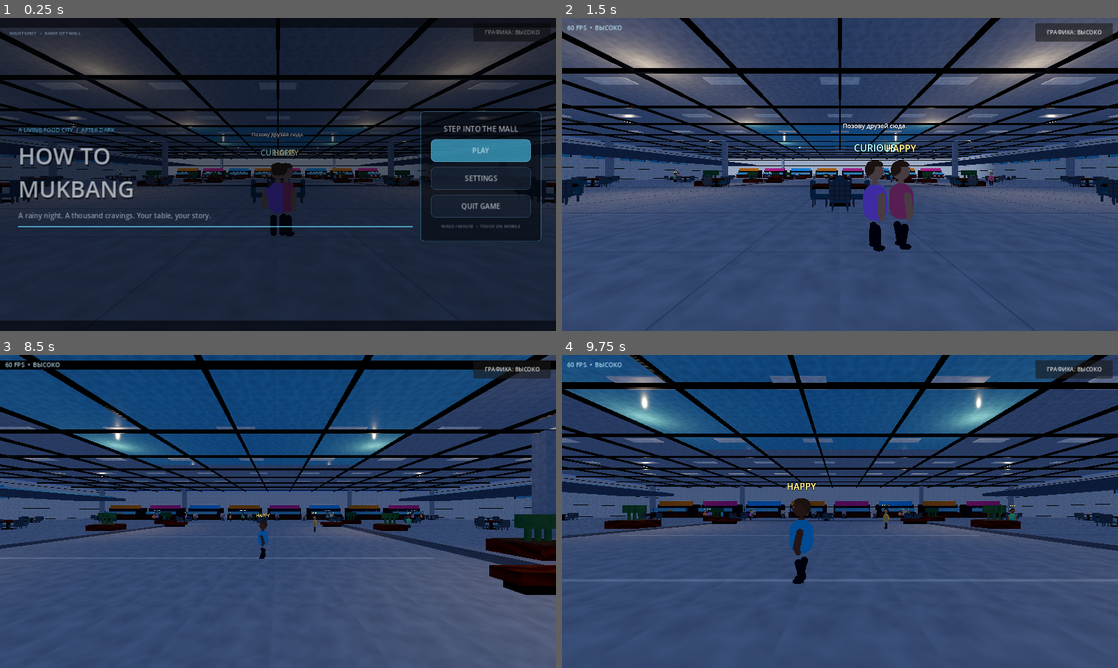
Above: before the commit, frames 1-4 (two rows, left to right).
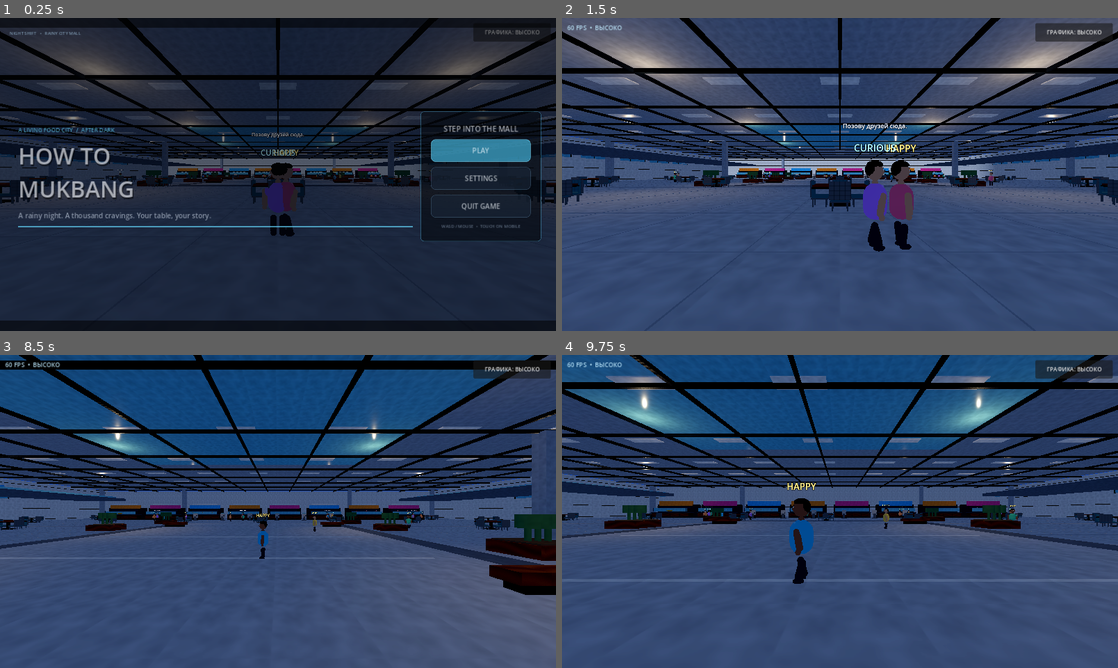
Above: after the commit, the same moments.

Repository: gggevego15-ui/How-to-MUKBANG
Game: Godot game, scene res://scenes/main.tscn
Same seed, same stepped clock (60 frames per second), same inputs: the game is played once before the commit and once after it.
Inputs (mouse positions are in pixels of both pictures, inside the frame that each line leads up to):
- Up to frame 1 (0.25 s): no input
- Up to frame 2 (1.5 s): click "PLAY" at 0.5 s; tap Enter at 1.25 s; move the mouse to (867, 174) at 1.27 s; hold Up (ui_up) from 1.28 s (still down); hold E from 1.28 s (still down)
- Up to frame 3 (8.5 s): tap Space at 1.52, 2.27, 3.77, 4.52, 5.27, 6.77, 7.52, 8.27 s; move the mouse to (250, 511) at 2.02 s; release E at 2.03 s; tap F at 2.1, 4.35, 6.6 s; move the mouse to (289, 505) at 2.77 s; hold Shift 2.78-3.53 s; move the mouse to (272, 517) at 3.52 s; tap E at 3.6, 8.1 s; move the mouse to (316, 514) at 4.27 s; move the mouse to (233, 508) at 5.02 s; tap Shift at 5.1 s; move the mouse to (283, 511) at 5.77 s; hold E 5.78-6.53 s; move the mouse to (255, 505) at 6.52 s; release Up (ui_up) at 6.53 s; hold Right (ui_right) 6.53-7.28 s; move the mouse to (305, 511) at 7.27 s; hold Shift 7.28-8.03 s; hold Up (ui_up) from 7.28 s (still down); move the mouse to (250, 511) at 8.02 s
- Up to frame 4 (9.75 s): move the mouse to (851, 505) at 8.77 s; tap F at 8.85 s; move the mouse to (834, 517) at 9.52 s; release Up (ui_up) at 9.53 s; hold Left (ui_left) from 9.53 s (still down); tap Shift at 9.6 s

The runs differ from the first frame. In frame 1, less than 0.1% of the frame differs, in the area x 36-68%, y 49-69%; in frame 2, 0.3%, in the area x 21-78%, y 45-73%; in frame 3, less than 0.1%; in frame 4, 0.2%.

Commit message:
Add reusable puddle ripple effect hook

Diff:
--- a/scripts/mall.gd
+++ b/scripts/mall.gd
@@ -25,6 +25,7 @@
 	_build_upper_gallery()
 	_build_decor()
 	_build_street()
+	_build_puddle_ripples()
 	_build_npc_visitors()
 	_build_rain()
 	_build_lighting()
@@ -506,6 +507,20 @@
 			_cylinder(self, "StreetTreeTrunk_%s_%d" % [str(side), z], Vector3(side * 26.0, 1.5, float(z)), 0.22, 3.0, "wood", false)
 			_sphere(self, "StreetTreeCanopy_%s_%d" % [str(side), z], Vector3(side * 26.0, 4.0, float(z)), Vector3(2.5, 3.0, 2.5), "plant")
 
+
+func _build_puddle_ripples() -> void:
+	# A tiny pool of reusable rings: no physics, shaders, or per-drop nodes.
+	var ripple_root := Node3D.new()
+	ripple_root.name = "RainPuddleRipples"
+	ripple_root.set_script(load("res://scripts/puddle_ripples.gd"))
+	add_child(ripple_root)
+	var puddle_positions: Array[Vector3] = []
+	for i in range(0, 34, 3):
+		var px := sin(float(i) * 12.73) * 18.0
+		var pz := 62.0 + float(i) * 4.25
+		puddle_positions.append(Vector3(px, 0.026, pz))
+	ripple_root.call("configure", puddle_positions)
+
 func _build_street_shop(side: float, building_z: float, building_id: int, building_height: float) -> void:
 	# Street-facing storefronts with walk-in doors, display glazing and furnished interiors.
 	var front_x := side * 28.92
